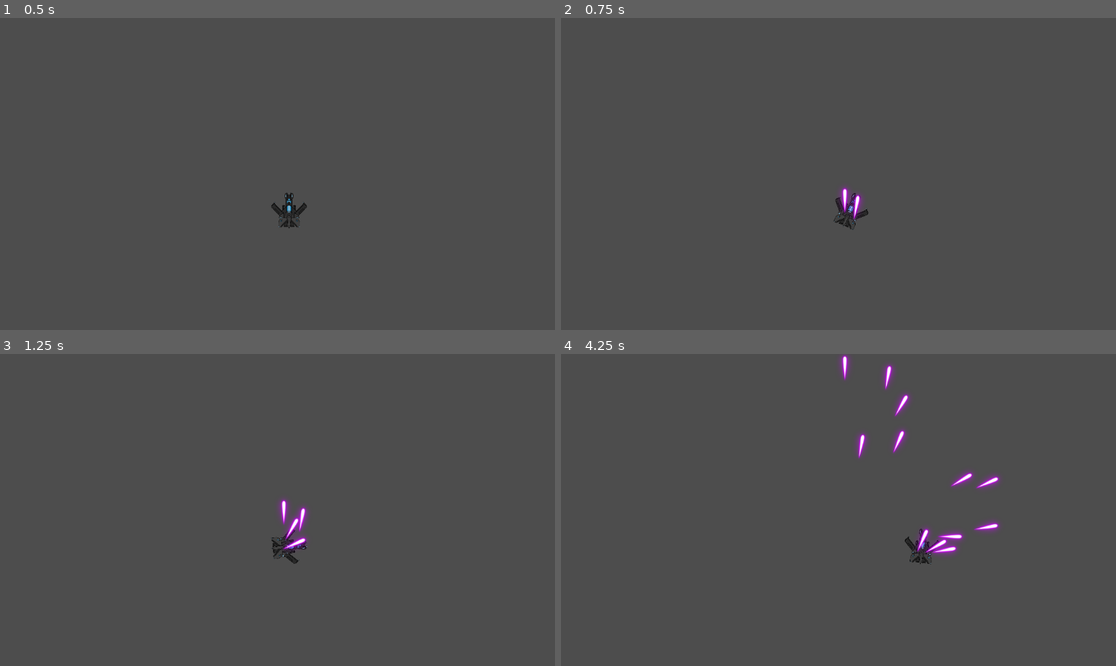
Above: before the commit, frames 1-4 (two rows, left to right).
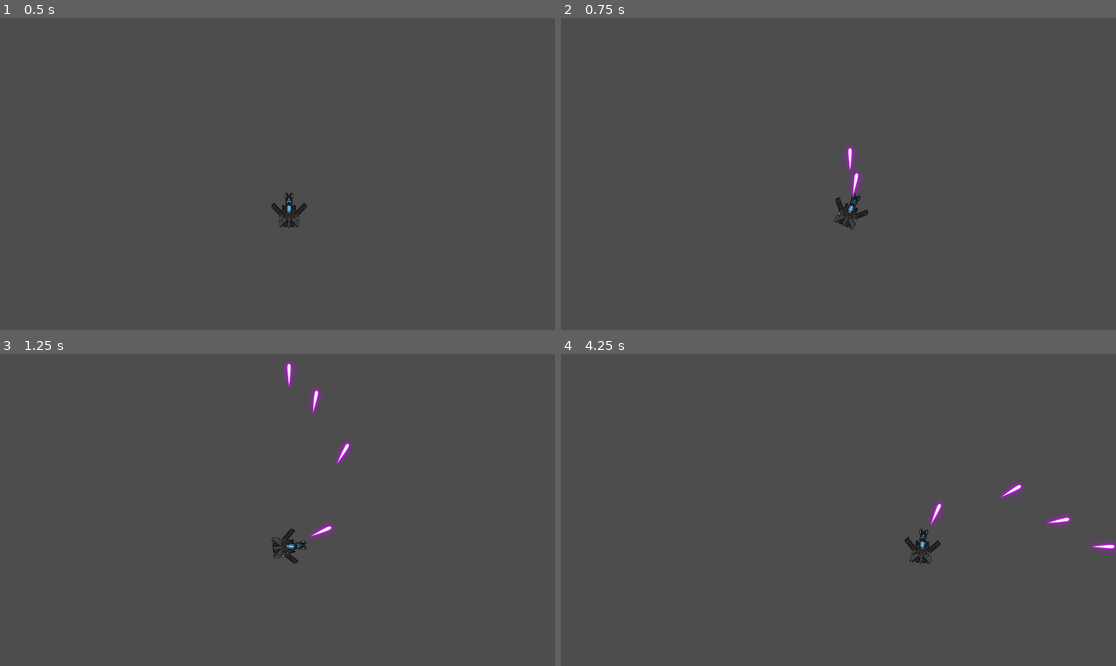
Above: after the commit, the same moments.

Repository: Hassan-A/Space-Fighter
Game: Godot game, scene res://Scenes/Main.tscn
Two runs of this game, one before a commit and one after it. Both use one fixed random seed, a clock stepped at 60 frames per second and the inputs below.
Inputs:
- Up to frame 1 (0.5 s): no input
- Up to frame 2 (0.75 s): tap Enter (ui_accept) at 0.5, 0.6 s; hold Right (ui_right) from 0.53 s (still down)
- Up to frame 3 (1.25 s): keep holding Right (ui_right); tap Enter (ui_accept) at 0.77, 1.07 s
- Up to frame 4 (4.25 s): release Right (ui_right) at 1.28 s; hold Left (ui_left) 1.28-2.03 s; tap Enter (ui_accept) at 1.35, 1.52, 1.82, 2.1, 2.85, 3.02, 3.32, 3.6, 3.77, 4.07 s; hold Right (ui_right) 2.03-2.78 s; hold Up (ui_up) 2.78-3.53 s; hold Left (ui_left) from 3.53 s (still down)

Frame 1 is identical in both runs. In frame 2, 0.5% of the frame differs, in the area x 50-55%, y 40-65%; in frame 3, 0.9%; in frame 4, 1.8%, in the area x 50-100%, y 0-65%.

Commit message:
Delete bullets out of view

Diff:
--- a/Scenes/Bullet.gd
+++ b/Scenes/Bullet.gd
@@ -1,15 +1,6 @@
 extends CharacterBody2D
-const SPEED = 100.0
+const SPEED = 500.0
 var direction = Vector2(0,0)
-
-func _ready():
-	print("ready")
-
-func _enter_tree():
-	print("init")
-
-func _process(_delta):
-	print("process")
 
 func _physics_process(_delta):
 	velocity = direction * SPEED
@@ -17,5 +8,9 @@
 	move_and_slide()
 
 func create(dir):
-	print("bullet created")
 	direction = dir
+
+
+
+func _on_visible_on_screen_notifier_2d_screen_exited():
+	pass # Replace with function body.
